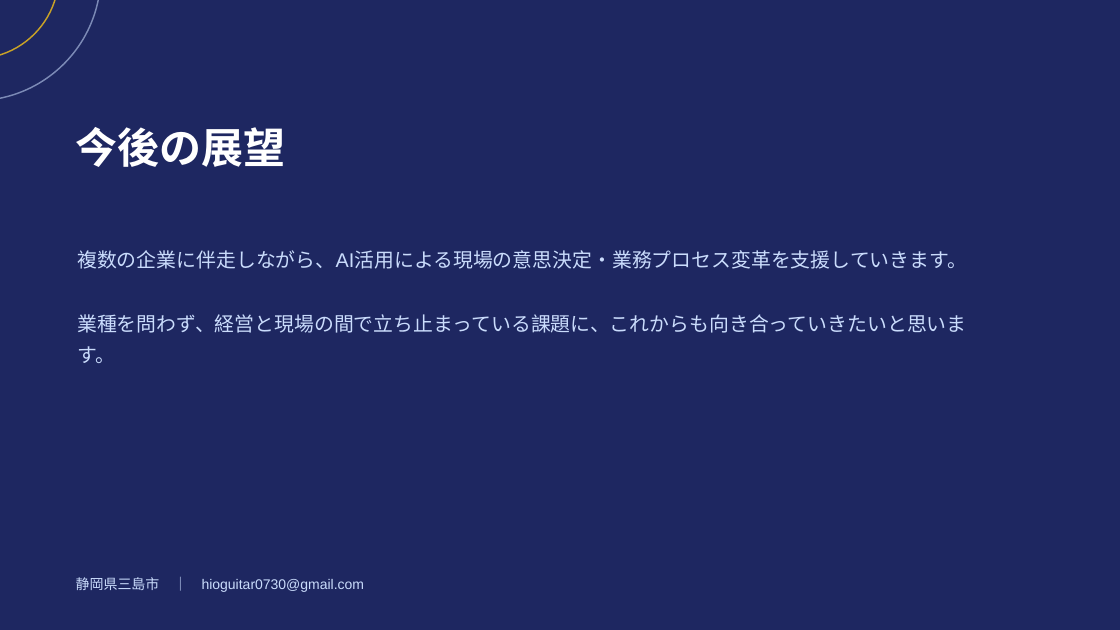
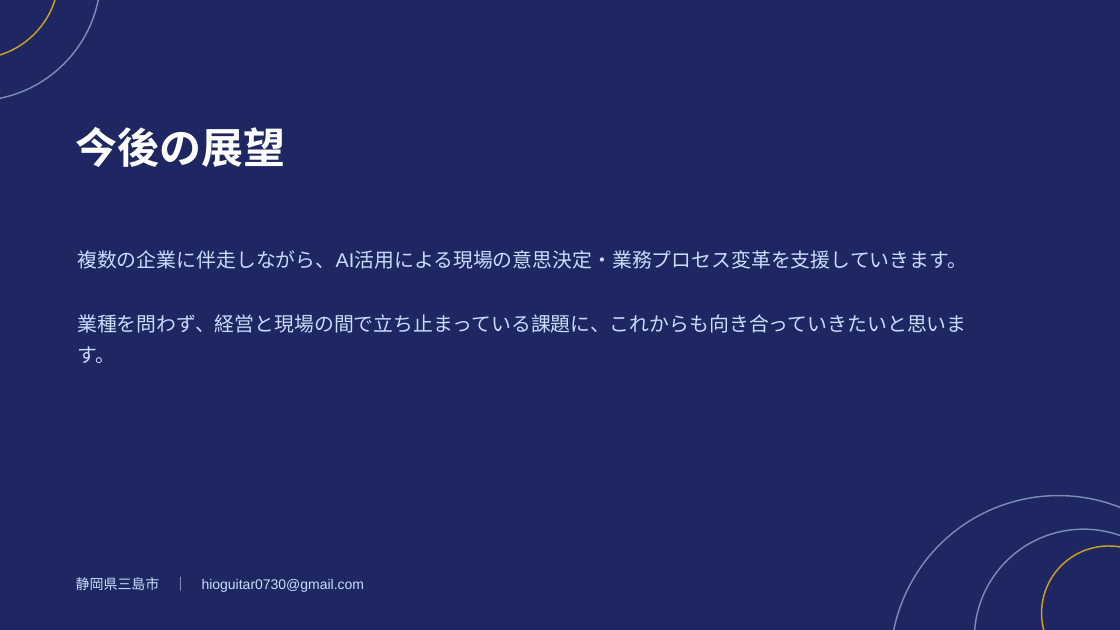
Before and after one commit to hioguitar/practice_20250730, a slide deck: slide 5 of 03_carrire/ポートフォリオ/日置俊行_ポートフォリオ.pptx. Drawn at 1120x630 pixels with LibreOffice and Linux fonts; fonts in the diff are those of the drawing. Boxes give left, top, right and bottom in pixels: in the first picture for what was removed or moved away, otherwise in the second. Text is boxed around its words. In the diff, an @@ line names an element or a change of style, - is before the commit and + after.

```diff
--- a/03_carrire/ポートフォリオ/日置俊行_ポートフォリオ.pptx
+++ b/03_carrire/ポートフォリオ/日置俊行_ポートフォリオ.pptx
@@ ellipse added at [891,496,1120,630], outline #CADCFC 1.25 pt @@
@@ ellipse added at [975,529,1120,630], outline #CADCFC 1.25 pt @@
@@ ellipse added at [1042,546,1120,630], outline #C9A227 1.25 pt @@
```
Also in this commit, not shown: 3 other slides changed, 2 other files.
